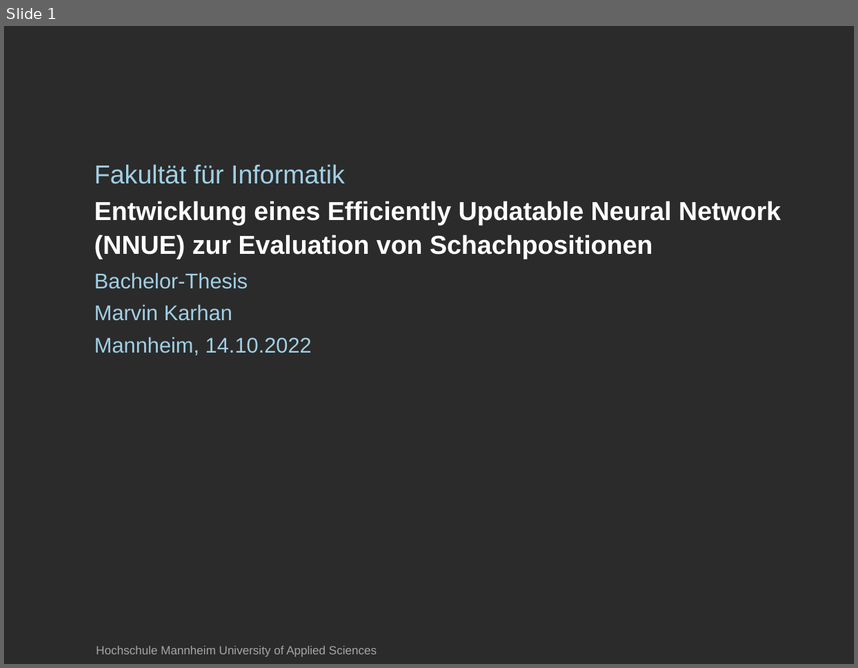
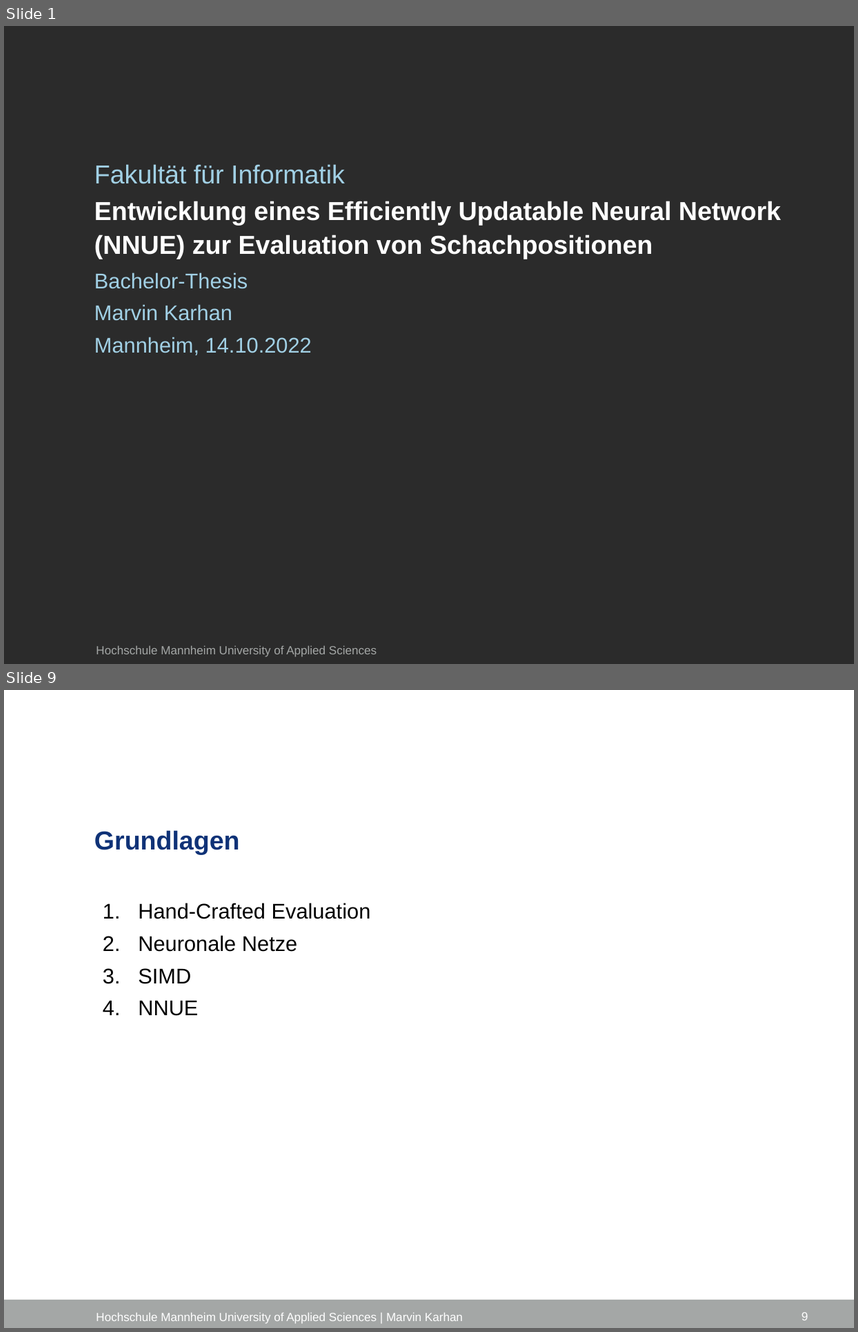
Before and after one commit to marvinkarhan/Bachelorarbeit, a slide deck: latex/Kolloquium/Kolloquium_Marvin_Karhan.pptx. Shown one above the other, each under a label of ours: slide 1 before the commit, slides 1 and 9 after it; the slides between them are not shown. The pictures are 858x668 and 858x1332 pixels, drawn with LibreOffice and Linux fonts; fonts in the diff are those of the drawing; background and template pictures are left out; a plain dark background stands for a picture behind light text. Boxes give left, top, right and bottom in pixels: in the first picture for what was removed or moved away, otherwise in the second. Text is boxed around its words. In the diff, an @@ line names an element or a change of style, - is before the commit and + after.

```diff
--- a/latex/Kolloquium/Kolloquium_Marvin_Karhan.pptx
+++ b/latex/Kolloquium/Kolloquium_Marvin_Karhan.pptx
@@ slide 9 added at box(4, 690, 854, 1328), background #FFFFFF @@
@@ title added at box(94, 830, 240, 854), 22 pt, text #0F3277, bold @@
+Grundlagen
@@ text added at box(138, 903, 371, 1016), 18 pt, text #000000 @@
+1. Hand-Crafted Evaluation
+2. Neuronale Netze
+3. SIMD
+4. NNUE
@@ rectangle added at box(4, 1299, 854, 1328), fill #A4A7A6 @@
@@ text added at box(96, 1312, 463, 1323), 10 pt, text #FFFFFF @@
+Hochschule Mannheim University of Applied Sciences | Marvin Karhan
@@ page number added at box(802, 1312, 809, 1320), 10 pt, text #FFFFFF @@
+9
```
Also in this commit, not shown: 2 slides changed, 31 other slides added, 16 other files.
